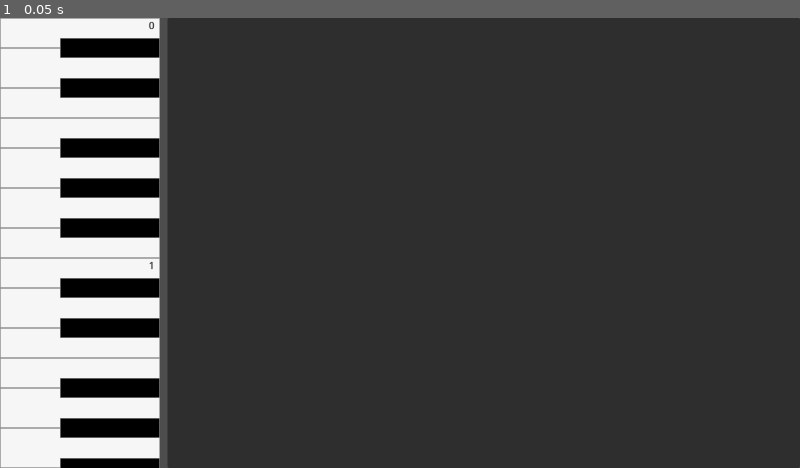
Above: before the commit, frame 1.
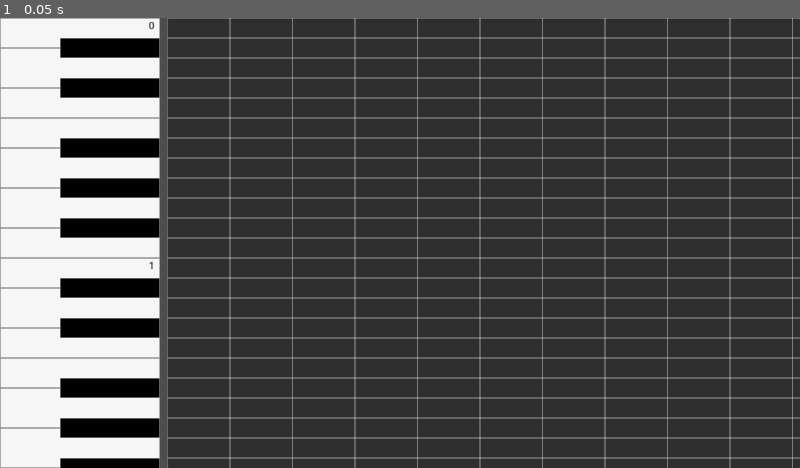
Above: after the commit, the same moment.

Repository: molor824/Synthoza
Game: Godot game, scene res://main.tscn
Two runs of this game, one before a commit and one after it. Both use one fixed random seed, a clock stepped at 60 frames per second and the inputs below.
Inputs:
- Up to frame 1 (0.05 s): no input

The runs differ from the first frame. In frame 1, 9.7% of the frame differs, in the area x 20-100%, y 0-100%.

Commit message:
Implement note grid

Diff:
--- /dev/null
+++ b/scenes/piano_roll/horizontal_grid.tscn
@@ -0,0 +1,21 @@
+[gd_scene format=3 uid="uid://dkhfiq70ir6k4"]
+
+[ext_resource type="StyleBox" uid="uid://3o8yk0ystfue" path="res://styles/piano_roll/note_grid.tres" id="1_0ku3p"]
+
+[node name="HorizontalGrid" type="Control" unique_id=1340946876]
+layout_mode = 3
+anchors_preset = 10
+anchor_right = 1.0
+grow_horizontal = 2
+
+[node name="Panel" type="Panel" parent="." unique_id=2017291346]
+layout_mode = 1
+anchors_preset = 14
+anchor_top = 0.5
+anchor_right = 1.0
+anchor_bottom = 0.5
+offset_top = -1.0
+offset_bottom = 1.0
+grow_horizontal = 2
+grow_vertical = 2
+theme_override_styles/panel = ExtResource("1_0ku3p")
--- /dev/null
+++ b/scenes/piano_roll/vertical_grid.tscn
@@ -0,0 +1,21 @@
+[gd_scene format=3 uid="uid://ddb7f4s83whn6"]
+
+[ext_resource type="StyleBox" uid="uid://3o8yk0ystfue" path="res://styles/piano_roll/note_grid.tres" id="1_ej6ag"]
+
+[node name="VerticalGrid" type="Control" unique_id=92819412]
+layout_mode = 3
+anchors_preset = 9
+anchor_bottom = 1.0
+grow_vertical = 2
+
+[node name="Panel" type="Panel" parent="." unique_id=725047471]
+layout_mode = 1
+anchors_preset = 13
+anchor_left = 0.5
+anchor_right = 0.5
+anchor_bottom = 1.0
+offset_left = -1.0
+offset_right = 1.0
+grow_horizontal = 2
+grow_vertical = 2
+theme_override_styles/panel = ExtResource("1_ej6ag")
--- a/scripts/piano_roll/note_grid.gd
+++ b/scripts/piano_roll/note_grid.gd
@@ -5,27 +5,71 @@
 
 var _mouse_in := false
 var _dragging := false
-var _x_offset := 0.0
+var _vertical_grids: Array[Control] = []
+var _horizontal_grids: Array[Control] = []
+var _update_grid := true
 
-var x_offset: float:
-    get(): return _x_offset
-    set(value):
-        if _x_offset == value:
-            return
-        _x_offset = value
-        x_offset_changed.emit()
+@onready var _vertical_grid_scene := preload("res://scenes/piano_roll/vertical_grid.tscn")
+@onready var _horizontal_grid_scene := preload("res://scenes/piano_roll/horizontal_grid.tscn")
+@onready var _piano_roll := $"../../.." as PianoRoll
 
-signal x_offset_changed()
+func _process(_delta: float) -> void:
+	if _update_grid:
+		_update_grid = false
+
+		var offset := _piano_roll.offset
+		var note_size := _piano_roll.note_size
+		var cursor := -Vector2(fposmod(offset.x, note_size.x), fposmod(offset.y, note_size.y))
+		var vertical_count := 0
+		var horizontal_count := 0
+
+		while cursor.x <= size.x:
+			while len(_vertical_grids) <= vertical_count:
+				var copy := _vertical_grid_scene.instantiate()
+				add_child(copy)
+				_vertical_grids.append(copy)
+
+			var grid := _vertical_grids[vertical_count]
+			grid.position.x = cursor.x
+
+			vertical_count += 1
+			cursor.x += note_size.x
+		while cursor.y <= size.y:
+			while len(_horizontal_grids) <= horizontal_count:
+				var copy := _horizontal_grid_scene.instantiate()
+				add_child(copy)
+				_horizontal_grids.append(copy)
+
+			var grid := _horizontal_grids[horizontal_count]
+			grid.position.y = cursor.y
+
+			horizontal_count += 1
+			cursor.y += note_size.y
+
+		for i in range(vertical_count, len(_vertical_grids)):
+			_vertical_grids[i].queue_free()
+		for i in range(horizontal_count, len(_horizontal_grids)):
+			_horizontal_grids[i].queue_free()
+
+		_vertical_grids.resize(vertical_count)
+		_horizontal_grids.resize(horizontal_count)
+
+func _request_update_grid() -> void:
+	_update_grid = true
 
 func _ready() -> void:
-    mouse_entered.connect(func() -> void: _mouse_in = true)
-    mouse_exited.connect(func() -> void: _mouse_in = false)
+	mouse_entered.connect(func() -> void: _mouse_in = true)
+	mouse_exited.connect(func() -> void: _mouse_in = false)
+
+	resized.connect(_request_update_grid)
+	_piano_roll.offset_changed.connect(_request_update_grid)
+	_piano_roll.note_size_changed.connect(_request_update_grid)
 
 func _gui_input(event: InputEvent) -> void:
-    if event.is_action_pressed("editor_drag") and _mouse_in:
-        _dragging = true
-    elif event.is_action_pressed("editor_drag"):
-        _dragging = false
-    var mouse_motion_event := event as InputEventMouseMotion
-    if _dragging and mouse_motion_event != null:
-        x_offset -= mouse_motion_event.relative.x
+	if event.is_action_pressed("editor_drag") and _mouse_in:
+		_dragging = true
+	elif event.is_action_released("editor_drag"):
+		_dragging = false
+	var mouse_motion_event := event as InputEventMouseMotion
+	if _dragging and mouse_motion_event != null:
+		_piano_roll.offset.x -= mouse_motion_event.relative.x
--- a/scripts/piano_roll/piano.gd
+++ b/scripts/piano_roll/piano.gd
@@ -1,16 +1,8 @@
 class_name Piano extends Control
-
-var octave_height: float:
-	get: return _octave_height
-	set(value):
-		if value != _octave_height:
-			_octave_height = value
-			_offset_changed = true
 
 var _octave_scene := preload("res://scenes/piano_roll/octave.tscn")
 var _offset_changed := true
 
-@export var _octave_height := 384.0
 @onready var _octave_scroll: Control = $OctaveScroll
 @onready var _piano: PianoRoll = $"../.."
 
@@ -19,11 +11,13 @@
 
 func _ready() -> void:
 	resized.connect(_on_offset_change)
-	_piano.y_offset_changed.connect(_on_offset_change)
+	_piano.offset_changed.connect(_on_offset_change)
+	_piano.note_size_changed.connect(_on_offset_change)
 
 func _process(_delta: float) -> void:
 	if _offset_changed:
-		var offset := _piano.y_offset
+		var octave_height := _piano.note_size.y * 12
+		var offset := _piano.offset.y
 		_offset_changed = false
 		_octave_scroll.position.y = -fposmod(offset, octave_height)
 		var start_octave := floori(offset / octave_height)
@@ -33,8 +27,7 @@
 		for i in octaves:
 			var octave: Octave = children[i] if i < len(children) else _octave_scene.instantiate()
 			octave.octave = i + start_octave
-			octave.visible = true
 			if i >= len(children):
 				_octave_scroll.add_child(octave)
 		for i in range(octaves, len(children)):
-			(children[i] as Control).visible = false
+			(children[i] as Control).queue_free()
--- a/scripts/piano_roll/piano_roll.gd
+++ b/scripts/piano_roll/piano_roll.gd
@@ -1,17 +1,29 @@
 class_name PianoRoll extends Control
+
+@export var _note_size := Vector2(100, 32)
 
 var _mouse_entered := false
 var _dragging := false
-var _y_offset := 0.0
+var _offset := Vector2.ZERO
 
-var y_offset: float:
-	get(): return _y_offset
+var offset: Vector2:
+	get(): return _offset
 	set(value):
-		if value == _y_offset: return
-		_y_offset = value
-		y_offset_changed.emit()
+		value = value.max(Vector2.ZERO)
+		if value == _offset: return
+		_offset = value
+		offset_changed.emit()
 
-signal y_offset_changed()
+var note_size: Vector2:
+	get(): return _note_size
+	set(value):
+		value = value.max(Vector2.ZERO)
+		if value == _note_size: return
+		_note_size = value
+		note_size_changed.emit()
+
+signal note_size_changed()
+signal offset_changed()
 
 func _ready() -> void:
 	mouse_entered.connect(func() -> void: _mouse_entered = true)
@@ -24,4 +36,4 @@
 		_dragging = false
 	var mouse_motion_event := event as InputEventMouseMotion
 	if _dragging and mouse_motion_event != null:
-		y_offset -= mouse_motion_event.relative.y
+		offset.y -= mouse_motion_event.relative.y
--- /dev/null
+++ b/styles/piano_roll/note_grid.tres
@@ -0,0 +1,4 @@
+[gd_resource type="StyleBoxFlat" format=3 uid="uid://3o8yk0ystfue"]
+
+[resource]
+bg_color = Color(1, 1, 1, 0.3764706)
